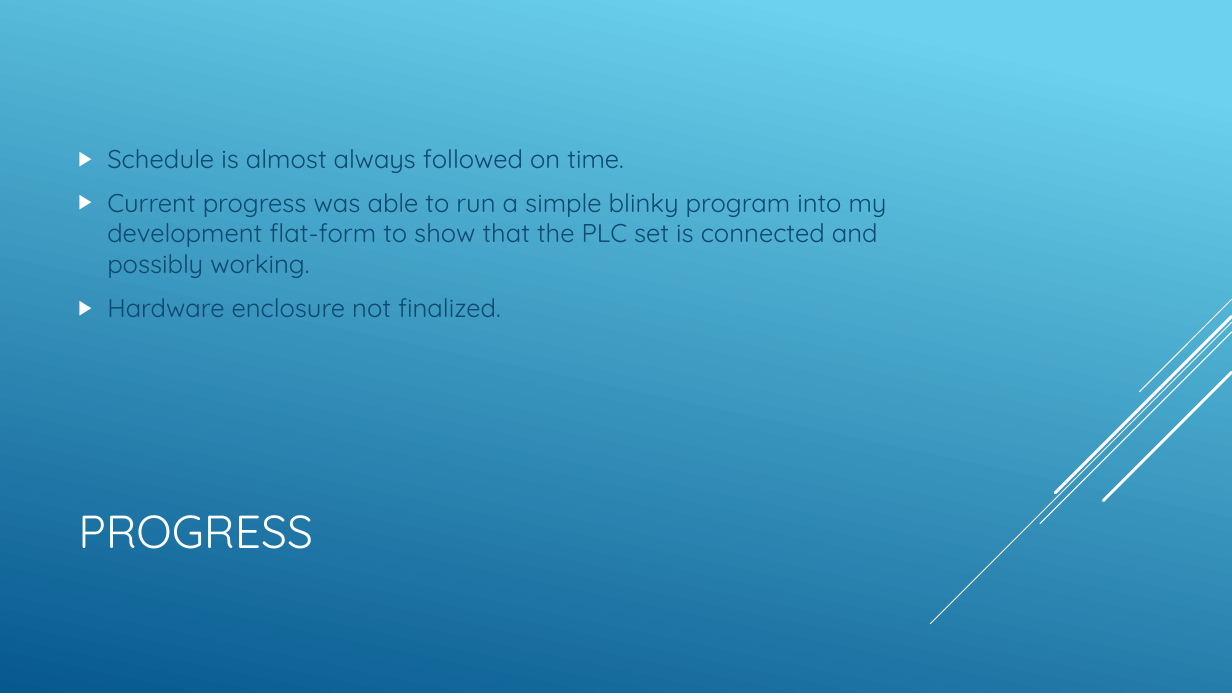
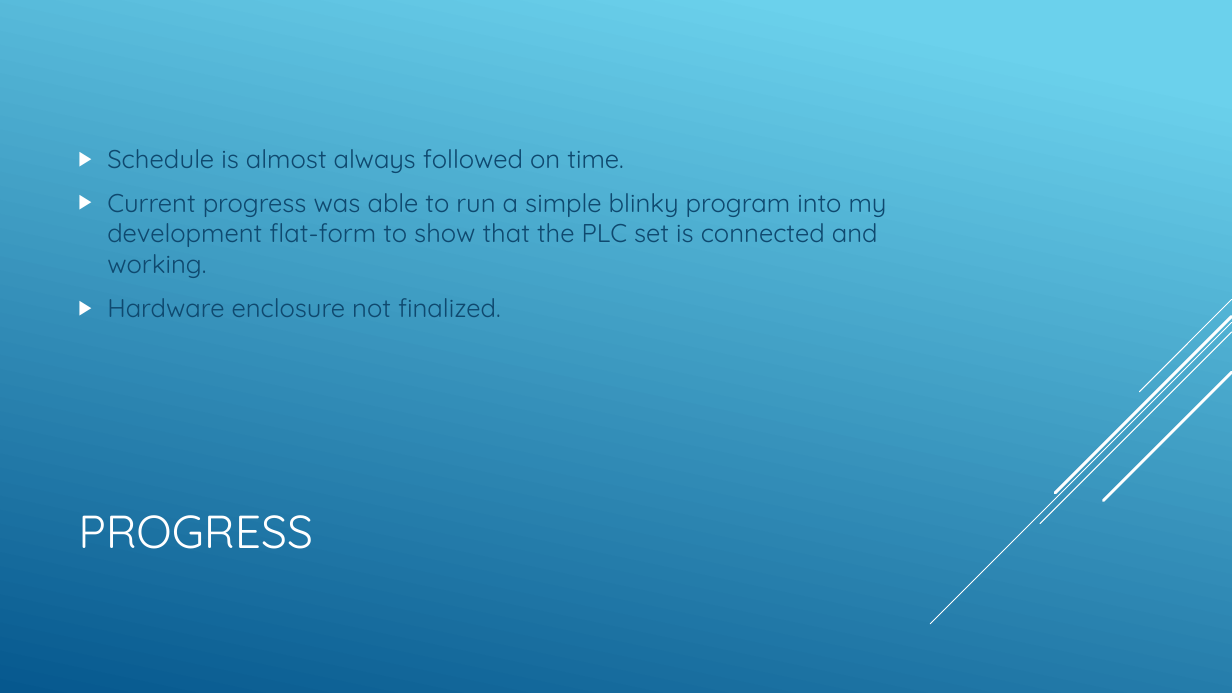
Before and after one commit to junedacaya/L-wingSolarPanelInteractiveDisplay, a slide deck: slide 8 of Documentation/Solar controller.pptx. Drawn at 1232x693 pixels with LibreOffice and Linux fonts; fonts in the diff are those of the drawing. Boxes give left, top, right and bottom in pixels: in the first picture for what was removed or moved away, otherwise in the second. Text is boxed around its words. In the diff, an @@ line names an element or a change of style, - is before the commit and + after.

```diff
--- a/Documentation/Solar controller.pptx
+++ b/Documentation/Solar controller.pptx
@@ text at (x1=107, y1=193, x2=887, y2=278): text changed @@
-▶ Current progress was able to run a simple blinky program into my development flat-form to show that the PLC set is connected and possibly working.
+▶ Current progress was able to run a simple blinky program into my development flat-form to show that the PLC set is connected and working.
```
Also in this commit, not shown: 1 other file.
